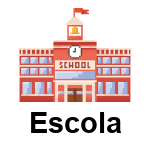
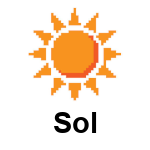
Layered file, before and after one edit (150 × 150). Changes by layer:
painted on "Pasted Layer" over box(18, 7, 132, 114)
renamed "Escola" to "Sol", painted on it over box(31, 112, 122, 133)
